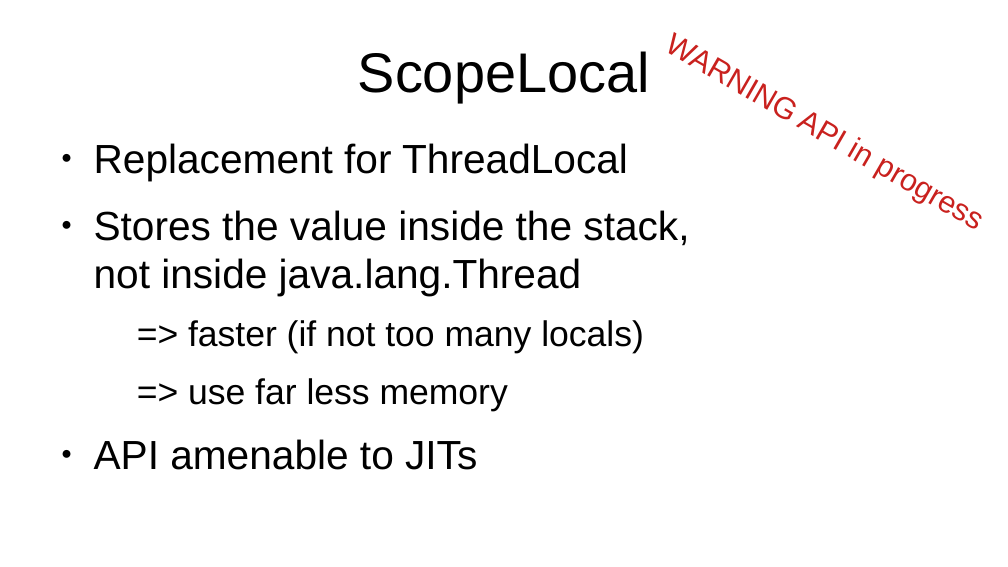
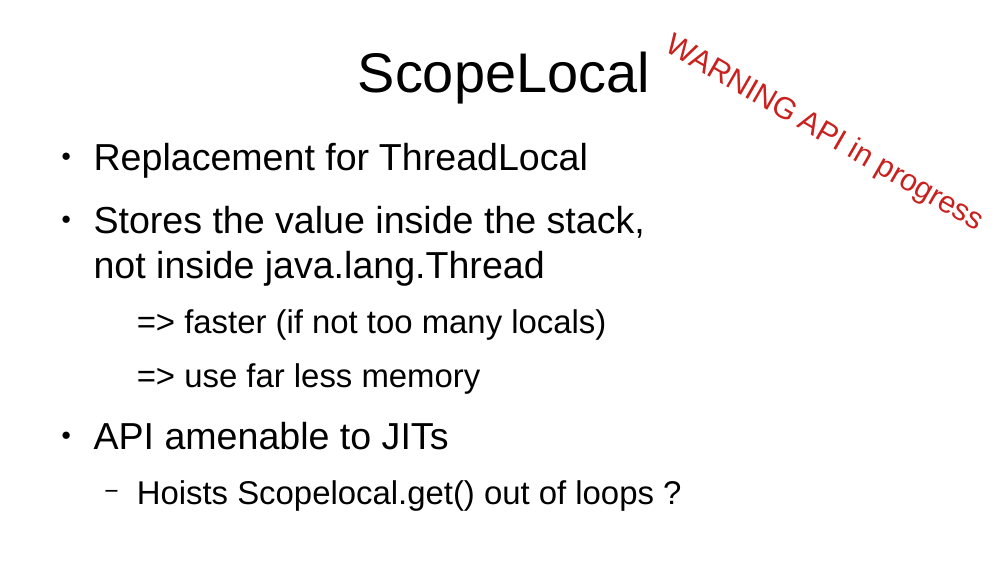
Before and after one commit to forax/loom-fiber, a slide deck: slide 40 of loom is looming.odp. Drawn at 1008x567 pixels with LibreOffice and Linux fonts; fonts in the diff are those of the drawing. Boxes give left, top, right and bottom in pixels: in the first picture for what was removed or moved away, otherwise in the second. Text is boxed around its words. In the diff, an @@ line names an element or a change of style, - is before the commit and + after.

Commit message:
re-work ScopeLocal a little bit

```diff
--- a/loom is looming.odp
+++ b/loom is looming.odp
@@ text at (x1=94, y1=142, x2=645, y2=450): size 32 to 29.6 pt in "Replacement for ThreadLocal", "Stores the value inside the stack, not ...", "API amenable to JITs"; size 28 to 25.9 pt in "=> faster (if not too many locals)", "=> use far less memory" @@
@@ text at (x1=137, y1=480, x2=654, y2=510): paragraph added @@
+  − Hoists Scopelocal.get() out of loops ?
```
Also in this commit, not shown: 7 other slides changed, 1 other file.
